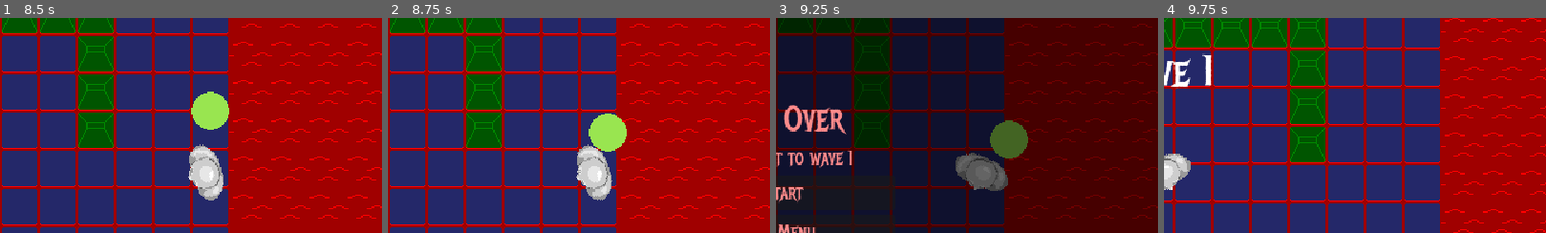
Above: before the commit, frames 1-4 (left to right).
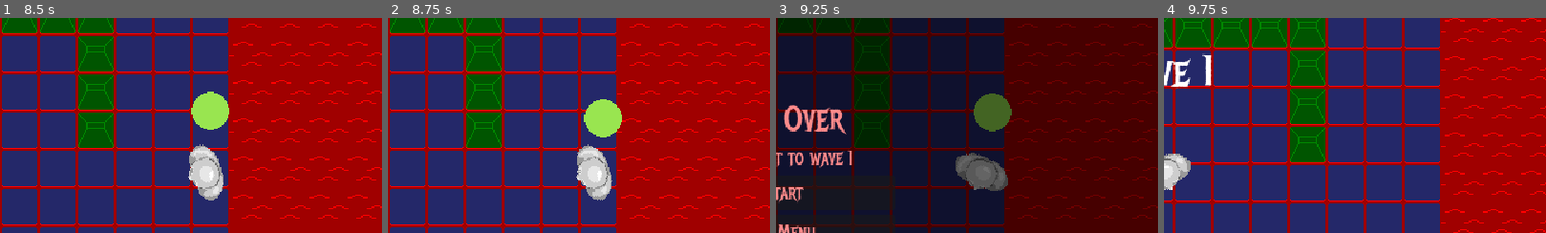
Above: after the commit, the same moments.

Repository: Burger-Bois/LD54-Godot-Team
Game: Godot game, scene res://scenes/main.tscn
Same seed, same stepped clock (60 frames per second), same inputs: the game is played once before the commit and once after it. Sound files missing from this copy of the repository are replaced by a short silence.
Inputs (mouse positions are % of the whole screen's width and height, from its top left):
- Up to frame 1 (8.5 s): click "Start" at 0.5 s; tap Enter at 1.25 s; move the mouse to (45, 70) at 1.27 s; hold Right mouse button (aim) 1.28-2.03 s; hold W (up) 1.28-2.78 s; click (45, 70) at 1.55 s; move the mouse to (80, 65) at 2.02 s; click (80, 65) at 2.1 s; right-click (80, 65) at 2.3 s; move the mouse to (20, 35) at 2.77 s; hold Right mouse button (aim) 2.78-3.53 s; hold A (left) 2.78-4.28 s; click (20, 35) at 3.05 s; move the mouse to (55, 50) at 3.52 s; click (55, 50) at 3.6 s; right-click (55, 50) at 3.8 s; move the mouse to (35, 25) at 4.27 s; hold S (down) 4.28-5 s; hold K 4.28-5 s; click (35, 25) at 4.55 s; click "Restart" at 5 s; tap Space at 5.75 s; move the mouse to (72, 45) at 5.77 s; hold D (right) 5.78-6.53 s; right-click (72, 45) at 5.85 s; move the mouse to (30, 55) at 6.52 s; press the mouse at (30, 55) at 6.53 s; hold W (up) 6.53-7.28 s; move the mouse to (60, 28) at 7.27 s; release the mouse at (60, 28) at 7.28 s; hold D (right) from 7.28 s (still down); right-click (60, 28) at 7.35 s; move the mouse to (45, 70) at 8.02 s; press the mouse at (45, 70) at 8.03 s
- Up to frame 2 (8.75 s): keep holding D (right)
- Up to frame 3 (9.25 s): keep holding D (right); move the mouse to (80, 65) at 8.77 s; release the mouse at (80, 65) at 8.78 s; tap K at 8.85 s; right-click (80, 65) at 9.05 s
- Up to frame 4 (9.75 s): release D (right) at 9.5 s; click "Restart" at 9.5 s
The pictures show only the part of the screen within x 50-100%, y 14-64%; the shares and areas given below are measured in that part.

Frame 1 is identical in both runs. In frame 2, 1.3% of the frame differs, in the area x 51-63%, y 37-63%; in frame 3, 2.5%, in the area x 51-66%, y 35-66%; in frame 4, nothing differs.
Error after the commit: Invalid call. Nonexistent function 'hit' in base 'Area2D'. (res://scripts/enemy.gd:84)

Commit message:
first pass on player health, error when trying to call hit function on the player's hitbox

Diff:
--- a/scenes/enemy.tscn
+++ b/scenes/enemy.tscn
@@ -39,7 +39,7 @@
 
 [node name="Hitbox" type="Area2D" parent="."]
 collision_layer = 0
-collision_mask = 16
+collision_mask = 17
 
 [node name="CollisionShape2D" type="CollisionShape2D" parent="Hitbox"]
 shape = SubResource("CircleShape2D_1wrv4")
--- a/scenes/player.tscn
+++ b/scenes/player.tscn
@@ -7,6 +7,9 @@
 
 [sub_resource type="CircleShape2D" id="CircleShape2D_5sh1o"]
 radius = 20.0
+
+[sub_resource type="CircleShape2D" id="CircleShape2D_1sxhl"]
+radius = 21.0
 
 [node name="Player" type="CharacterBody2D"]
 collision_layer = 2
@@ -28,3 +31,9 @@
 
 [node name="FireSound" type="AudioStreamPlayer" parent="."]
 stream = ExtResource("4_r7r87")
+
+[node name="Hitbox" type="Area2D" parent="."]
+collision_mask = 2
+
+[node name="CollisionShape2D" type="CollisionShape2D" parent="Hitbox"]
+shape = SubResource("CircleShape2D_1sxhl")
--- a/scripts/player.gd
+++ b/scripts/player.gd
@@ -16,11 +16,16 @@
 var cripple_speed_modifier: float = 1
 var aim_speed_modifier: float = 1
 var health = _max_health
-var is_aiming := false
+var _aiming := false
+var _alive := true
 
 @export var fire_cooldown := 0.5
 var _fire_cooldown_timer: Timer
 var _can_fire := true
+
+@export var damage_cooldown := 0.5
+var _damage_cooldown_timer: Timer
+var _can_take_damage := true
 
 var mouse_position:Vector2
 
@@ -32,23 +37,32 @@
 	_fire_cooldown_timer.timeout.connect(func(): _can_fire = true)
 	add_child(_fire_cooldown_timer)
 
+	_damage_cooldown_timer = Timer.new()
+	_damage_cooldown_timer.name = "DamageCooldownTimer"
+	_damage_cooldown_timer.wait_time = damage_cooldown
+	_damage_cooldown_timer.one_shot = true
+	_damage_cooldown_timer.timeout.connect(func(): _can_take_damage = true)
+	add_child(_damage_cooldown_timer)
+
 func _physics_process(_delta):
-	var direction := Vector2(
-		# This first line calculates the X direction, the vector's first component.
-		Input.get_action_strength("right") - Input.get_action_strength("left"),
-		# And here, we calculate the Y direction. Note that the Y-axis points
-		# DOWN in games. That is to say, a Y value of `1.0` points downward.
-		Input.get_action_strength("down") - Input.get_action_strength("up")
-	)
-	velocity = direction.normalized() * move_speed
-	#move_and_collide(motion)
-	move_and_slide()
+	if _alive:
+		var direction := Vector2(
+			# This first line calculates the X direction, the vector's first component.
+			Input.get_action_strength("right") - Input.get_action_strength("left"),
+			# And here, we calculate the Y direction. Note that the Y-axis points
+			# DOWN in games. That is to say, a Y value of `1.0` points downward.
+			Input.get_action_strength("down") - Input.get_action_strength("up")
+		)
+		velocity = direction.normalized() * move_speed
+		#move_and_collide(motion)
+		move_and_slide()
 
 func _process(delta):
-	handle_player_rotation(delta)
-	try_aim()
-	try_fire()
-	modify_move_speed()
+	if _alive:
+		handle_player_rotation(delta)
+		try_aim()
+		try_fire()
+		modify_move_speed()
 
 func handle_player_rotation(delta):
 	##self.look_at(mouse_position) # bad, non-phsysics based rotation
@@ -68,7 +82,7 @@
 
 func try_fire():
 	if Input.is_action_pressed("fire"):
-		if is_aiming and _can_fire:
+		if _aiming and _can_fire:
 			var b := bullet_scene.instantiate() as Bullet
 			b.direction = Vector2.RIGHT.rotated(rotation)
 			b.global_position = muzzle.global_position
@@ -84,10 +98,10 @@
 func try_aim():
 	# unholtser gun + aim in one action
 	if Input.is_action_pressed("aim"):
-		is_aiming = true
+		_aiming = true
 		aim_speed_modifier = 0.5
 	else :
-		is_aiming = false
+		_aiming = false
 		aim_speed_modifier = 1
 
 #func push():
@@ -96,3 +110,20 @@
 
 #func grab(pass object):
 	# grab
+
+func hit():
+	print("player hit by enemy")
+	if not _alive:
+		return
+
+	if _can_take_damage:
+		health += -25
+		_can_take_damage = false
+		_damage_cooldown_timer.start()
+		print("player took damage")
+
+		# Kill
+		if health > 0:
+			pass #TODO: hit_sound.play()
+		else:
+			_alive = false
Not shown: 1 places in scenes/player.tscn that only renumber resources
